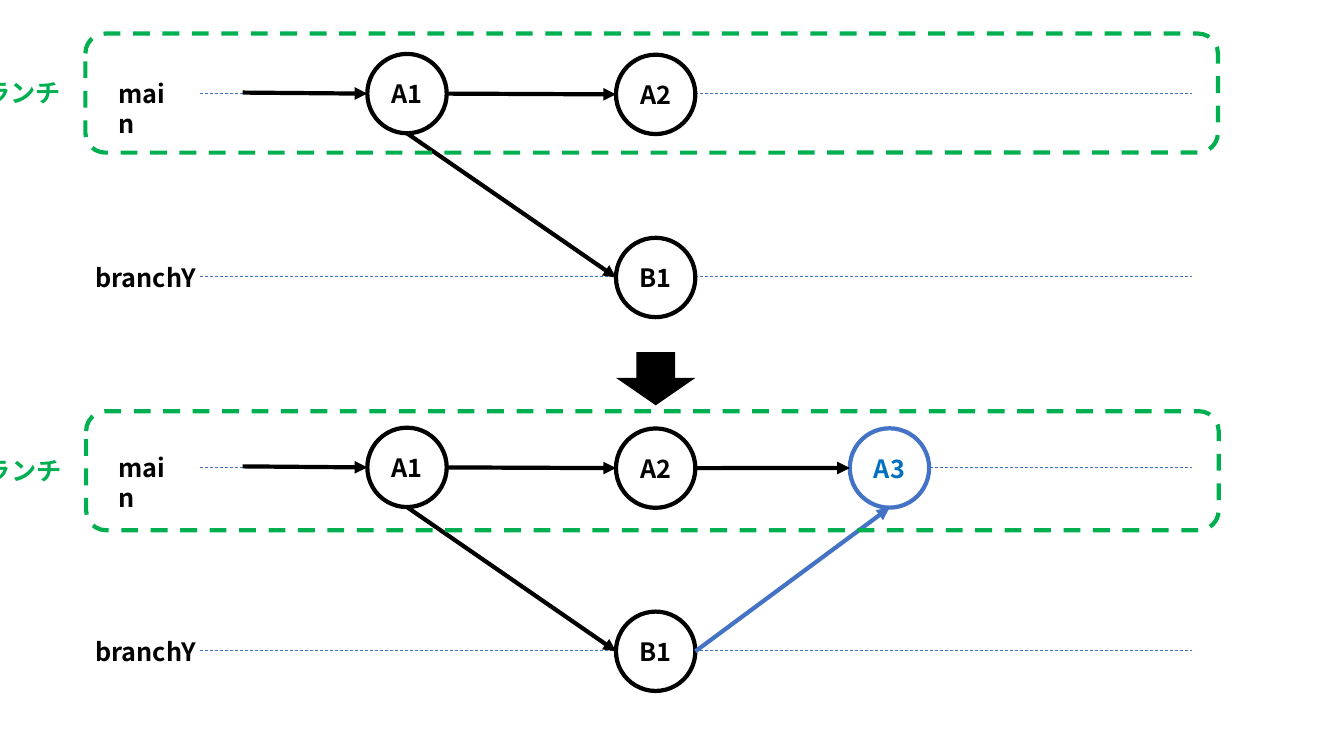
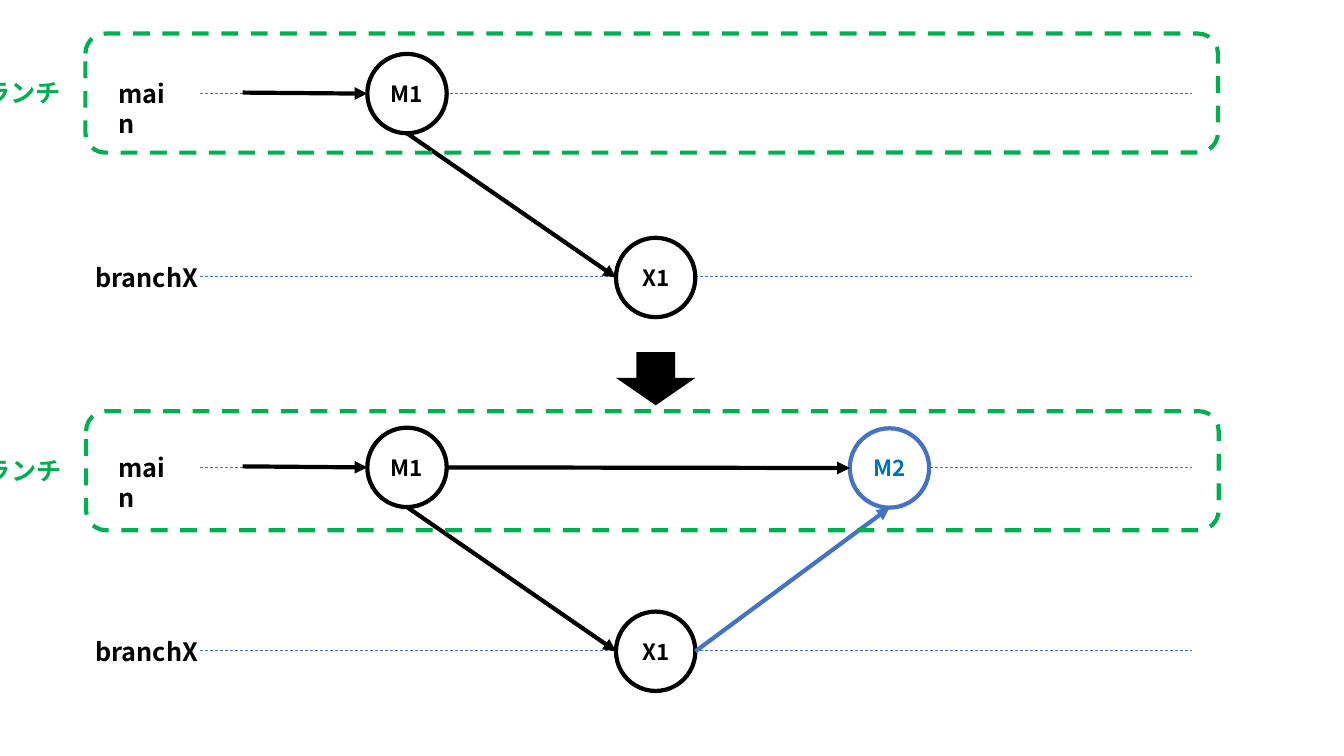
Before and after one commit to nishida2073/ai_navive, a slide deck: slide 45 of 01_テキスト/Git入門_図.pptx (slide 44 before the commit). Drawn at 1344x756 pixels with LibreOffice and Linux fonts; fonts in the diff are those of the drawing. Boxes give left, top, right and bottom in pixels: in the first picture for what was removed or moved away, otherwise in the second. Text is boxed around its words. In the diff, an @@ line names an element or a change of style, - is before the commit and + after.

```diff
--- a/01_テキスト/Git入門_図.pptx
+++ b/01_テキスト/Git入門_図.pptx
@@ ellipse removed at [616, 54, 696, 134] @@
-A2
@@ text in ellipse at [391, 85, 423, 102]: text changed; size 18 to 16 pt @@
-A1
+M1
@@ arrow removed from (447, 94) to (616, 95) @@
@@ text at [95, 267, 198, 288]: text changed @@
-branchY
+branchX
@@ text in ellipse at [642, 269, 669, 286]: text changed; size 18 to 16 pt @@
-B1
+X1
@@ ellipse removed at [616, 429, 696, 508] @@
-A2
@@ text in ellipse at [391, 459, 423, 476]: text changed; size 18 to 16 pt @@
-A1
+M1
@@ arrow moved from (447, 468) - (616, 468) to (447, 468) - (850, 468) @@
@@ text in ellipse at [873, 459, 905, 476]: text changed; size 18 to 16 pt @@
-A3
+M2
@@ text at [95, 641, 198, 662]: text changed @@
-branchY
+branchX
@@ text in ellipse at [642, 643, 669, 660]: text changed; size 18 to 16 pt @@
-B1
+X1
```
Also in this commit, not shown: 9 other slides changed, 1 slide added, 10 slides removed, 1 other file.
